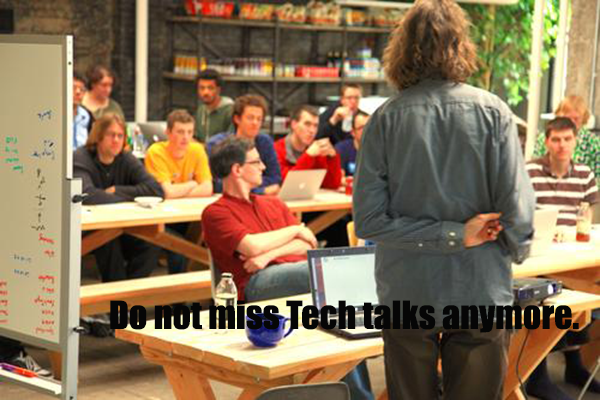
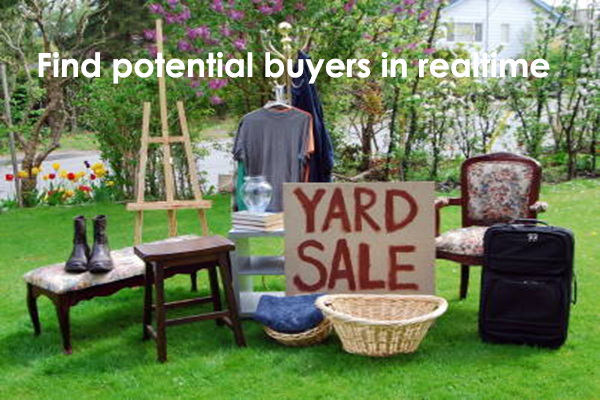
Comparing the layer stacks of the two 600px x 400px images. Changes:
renamed "Do not miss Tech talks anymore." to "Find potential buyers in realtime", painted on it over [38, 52, 579, 333]
painted on "Background" over [0, 0, 600, 400]
